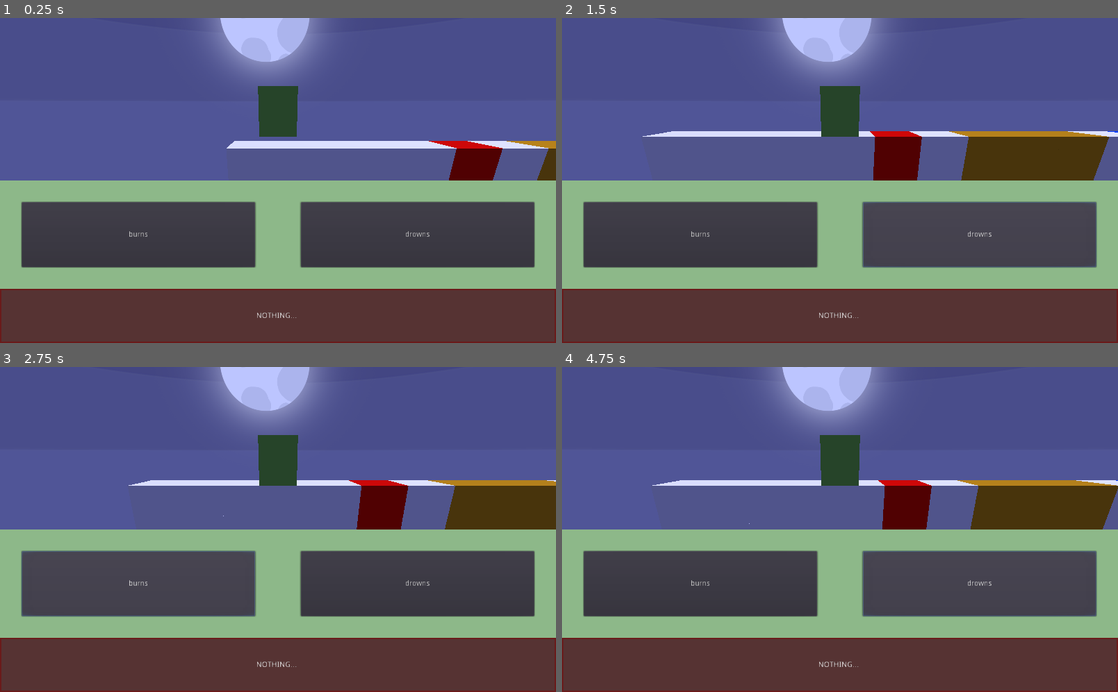
Above: before the commit, frames 1-4 (two rows, left to right).
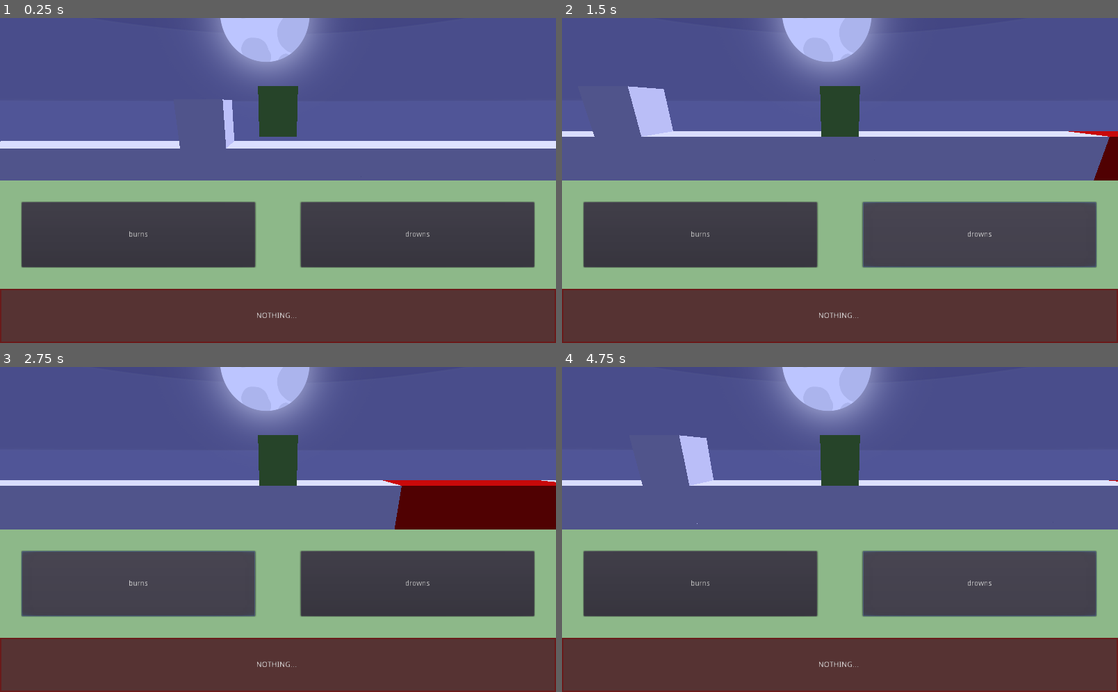
Above: after the commit, the same moments.

Repository: adngdb/ldjam45
Game: Godot game, scene res://Scenes/Main.tscn
The game is run twice, just before and just after one commit, with the same random seed, the same clock (stepped at 60 frames per second) and the same inputs.
Inputs:
- Up to frame 1 (0.25 s): no input
- Up to frame 2 (1.5 s): click "burns" at 0.5 s; click "drowns" at 1.25 s
- Up to frame 3 (2.75 s): click "burns" at 2 s
- Up to frame 4 (4.75 s): click "drowns" at 2.75 s; click "burns" at 3.5 s; click "drowns" at 4.25 s

The runs differ from the first frame. In frame 1, 2.3% of the frame differs, in the area x 0-100%, y 25-50%; in frame 2, 6.4%, in the area x 0-100%, y 20-50%; in frame 3, 5.6%; in frame 4, 5.9%.

Commit message:
Add and use a slightly harder level.

Diff:
--- /dev/null
+++ b/Levels/LevelHard.tscn
@@ -0,0 +1,359 @@
+[gd_scene load_steps=5 format=2]
+
+[ext_resource path="res://Scenes/Fire.tscn" type="PackedScene" id=1]
+[ext_resource path="res://Scenes/Water.tscn" type="PackedScene" id=2]
+
+[sub_resource type="BoxShape" id=1]
+
+[sub_resource type="CubeMesh" id=2]
+
+[node name="LevelHard" type="Spatial"]
+
+[node name="GroundTile" type="StaticBody" parent="."]
+editor/display_folded = true
+
+[node name="CollisionShape" type="CollisionShape" parent="GroundTile"]
+shape = SubResource( 1 )
+
+[node name="MeshInstance" type="MeshInstance" parent="GroundTile"]
+mesh = SubResource( 2 )
+material/0 = null
+
+[node name="GroundTile11" type="StaticBody" parent="."]
+editor/display_folded = true
+transform = Transform( 1, 0, 0, 0, 1, 0, 0, 0, 1, -2, 0, 0 )
+
+[node name="CollisionShape" type="CollisionShape" parent="GroundTile11"]
+shape = SubResource( 1 )
+
+[node name="MeshInstance" type="MeshInstance" parent="GroundTile11"]
+mesh = SubResource( 2 )
+material/0 = null
+
+[node name="GroundTile17" type="StaticBody" parent="."]
+editor/display_folded = true
+transform = Transform( 1, 0, 0, 0, 1, 0, 0, 0, 1, -2, 2, 0 )
+
+[node name="CollisionShape" type="CollisionShape" parent="GroundTile17"]
+shape = SubResource( 1 )
+
+[node name="MeshInstance" type="MeshInstance" parent="GroundTile17"]
+mesh = SubResource( 2 )
+material/0 = null
+
+[node name="GroundTile12" type="StaticBody" parent="."]
+editor/display_folded = true
+transform = Transform( 1, 0, 0, 0, 1, 0, 0, 0, 1, -4, 0, 0 )
+
+[node name="CollisionShape" type="CollisionShape" parent="GroundTile12"]
+shape = SubResource( 1 )
+
+[node name="MeshInstance" type="MeshInstance" parent="GroundTile12"]
+mesh = SubResource( 2 )
+material/0 = null
+
+[node name="GroundTile13" type="StaticBody" parent="."]
+editor/display_folded = true
+transform = Transform( 1, 0, 0, 0, 1, 0, 0, 0, 1, -6, 0, 0 )
+
+[node name="CollisionShape" type="CollisionShape" parent="GroundTile13"]
+shape = SubResource( 1 )
+
+[node name="MeshInstance" type="MeshInstance" parent="GroundTile13"]
+mesh = SubResource( 2 )
+material/0 = null
+
+[node name="GroundTile14" type="StaticBody" parent="."]
+editor/display_folded = true
+transform = Transform( 1, 0, 0, 0, 1, 0, 0, 0, 1, -8, 0, 0 )
+
+[node name="CollisionShape" type="CollisionShape" parent="GroundTile14"]
+shape = SubResource( 1 )
+
+[node name="MeshInstance" type="MeshInstance" parent="GroundTile14"]
+mesh = SubResource( 2 )
+material/0 = null
+
+[node name="GroundTile15" type="StaticBody" parent="."]
+editor/display_folded = true
+transform = Transform( 1, 0, 0, 0, 1, 0, 0, 0, 1, -10, 0, 0 )
+
+[node name="CollisionShape" type="CollisionShape" parent="GroundTile15"]
+shape = SubResource( 1 )
+
+[node name="MeshInstance" type="MeshInstance" parent="GroundTile15"]
+mesh = SubResource( 2 )
+material/0 = null
+
+[node name="GroundTile16" type="StaticBody" parent="."]
+editor/display_folded = true
+transform = Transform( 1, 0, 0, 0, 1, 0, 0, 0, 1, -12, 0, 0 )
+
+[node name="CollisionShape" type="CollisionShape" parent="GroundTile16"]
+shape = SubResource( 1 )
+
+[node name="MeshInstance" type="MeshInstance" parent="GroundTile16"]
+mesh = SubResource( 2 )
+material/0 = null
+
+[node name="GroundTile2" type="StaticBody" parent="."]
+editor/display_folded = true
+transform = Transform( 1, 0, 0, 0, 1, 0, 0, 0, 1, 2, 0, 0 )
+
+[node name="CollisionShape" type="CollisionShape" parent="GroundTile2"]
+shape = SubResource( 1 )
+
+[node name="MeshInstance" type="MeshInstance" parent="GroundTile2"]
+mesh = SubResource( 2 )
+material/0 = null
+
+[node name="GroundTile3" type="StaticBody" parent="."]
+editor/display_folded = true
+transform = Transform( 1, 0, 0, 0, 1, 0, 0, 0, 1, 4, 0, 0 )
+
+[node name="CollisionShape" type="CollisionShape" parent="GroundTile3"]
+shape = SubResource( 1 )
+
+[node name="MeshInstance" type="MeshInstance" parent="GroundTile3"]
+mesh = SubResource( 2 )
+material/0 = null
+
+[node name="GroundTile4" type="StaticBody" parent="."]
+editor/display_folded = true
+transform = Transform( 1, 0, 0, 0, 1, 0, 0, 0, 1, 6, 0, 0 )
+
+[node name="CollisionShape" type="CollisionShape" parent="GroundTile4"]
+shape = SubResource( 1 )
+
+[node name="MeshInstance" type="MeshInstance" parent="GroundTile4"]
+mesh = SubResource( 2 )
+material/0 = null
+
+[node name="GroundTile5" type="StaticBody" parent="."]
+editor/display_folded = true
+transform = Transform( 1, 0, 0, 0, 1, 0, 0, 0, 1, 8, 0, 0 )
+
+[node name="CollisionShape" type="CollisionShape" parent="GroundTile5"]
+shape = SubResource( 1 )
+
+[node name="MeshInstance" type="MeshInstance" parent="GroundTile5"]
+mesh = SubResource( 2 )
+material/0 = null
+
+[node name="GroundTile6" type="StaticBody" parent="."]
+editor/display_folded = true
+transform = Transform( 1, 0, 0, 0, 1, 0, 0, 0, 1, 10, 0, 0 )
+
+[node name="CollisionShape" type="CollisionShape" parent="GroundTile6"]
+shape = SubResource( 1 )
+
+[node name="MeshInstance" type="MeshInstance" parent="GroundTile6"]
+mesh = SubResource( 2 )
+material/0 = null
+
+[node name="GroundTile7" type="StaticBody" parent="."]
+editor/display_folded = true
+transform = Transform( 1, 0, 0, 0, 1, 0, 0, 0, 1, 12, 0, 0 )
+
+[node name="CollisionShape" type="CollisionShape" parent="GroundTile7"]
+shape = SubResource( 1 )
+
+[node name="MeshInstance" type="MeshInstance" parent="GroundTile7"]
+mesh = SubResource( 2 )
+material/0 = null
+
+[node name="GroundTile8" type="StaticBody" parent="."]
+editor/display_folded = true
+transform = Transform( 1, 0, 0, 0, 1, 0, 0, 0, 1, 14, 0, 0 )
+
+[node name="CollisionShape" type="CollisionShape" parent="GroundTile8"]
+shape = SubResource( 1 )
+
+[node name="MeshInstance" type="MeshInstance" parent="GroundTile8"]
+mesh = SubResource( 2 )
+material/0 = null
+
+[node name="GroundTile9" type="StaticBody" parent="."]
+editor/display_folded = true
+transform = Transform( 1, 0, 0, 0, 1, 0, 0, 0, 1, 16, 0, 0 )
+
+[node name="CollisionShape" type="CollisionShape" parent="GroundTile9"]
+shape = SubResource( 1 )
+
+[node name="MeshInstance" type="MeshInstance" parent="GroundTile9"]
+mesh = SubResource( 2 )
+material/0 = null
+
+[node name="GroundTile10" type="StaticBody" parent="."]
+editor/display_folded = true
+transform = Transform( 1, 0, 0, 0, 1, 0, 0, 0, 1, 18, 0, 0 )
+
+[node name="CollisionShape" type="CollisionShape" parent="GroundTile10"]
+shape = SubResource( 1 )
+
+[node name="MeshInstance" type="MeshInstance" parent="GroundTile10"]
+mesh = SubResource( 2 )
+material/0 = null
+
+[node name="GroundTile18" type="StaticBody" parent="."]
+editor/display_folded = true
+transform = Transform( 1, 0, 0, 0, 1, 0, 0, 0, 1, 28, 0, 0 )
+
+[node name="CollisionShape" type="CollisionShape" parent="GroundTile18"]
+shape = SubResource( 1 )
+
+[node name="MeshInstance" type="MeshInstance" parent="GroundTile18"]
+mesh = SubResource( 2 )
+material/0 = null
+
+[node name="GroundTile19" type="StaticBody" parent="."]
+editor/display_folded = true
+transform = Transform( 1, 0, 0, 0, 1, 0, 0, 0, 1, 30, 0, 0 )
+
+[node name="CollisionShape" type="CollisionShape" parent="GroundTile19"]
+shape = SubResource( 1 )
+
+[node name="MeshInstance" type="MeshInstance" parent="GroundTile19"]
+mesh = SubResource( 2 )
+material/0 = null
+
+[node name="GroundTile20" type="StaticBody" parent="."]
+editor/display_folded = true
+transform = Transform( 1, 0, 0, 0, 1, 0, 0, 0, 1, 40, 0, 0 )
+
+[node name="CollisionShape" type="CollisionShape" parent="GroundTile20"]
+shape = SubResource( 1 )
+
+[node name="MeshInstance" type="MeshInstance" parent="GroundTile20"]
+mesh = SubResource( 2 )
+material/0 = null
+
+[node name="GroundTile21" type="StaticBody" parent="."]
+editor/display_folded = true
+transform = Transform( 1, 0, 0, 0, 1, 0, 0, 0, 1, 42, 0, 0 )
+
+[node name="CollisionShape" type="CollisionShape" parent="GroundTile21"]
+shape = SubResource( 1 )
+
+[node name="MeshInstance" type="MeshInstance" parent="GroundTile21"]
+mesh = SubResource( 2 )
+material/0 = null
+
+[node name="GroundTile22" type="StaticBody" parent="."]
+editor/display_folded = true
+transform = Transform( 1, 0, 0, 0, 1, 0, 0, 0, 1, 48, 0, 0 )
+
+[node name="CollisionShape" type="CollisionShape" parent="GroundTile22"]
+shape = SubResource( 1 )
+
+[node name="MeshInstance" type="MeshInstance" parent="GroundTile22"]
+mesh = SubResource( 2 )
+material/0 = null
+
+[node name="GroundTile23" type="StaticBody" parent="."]
+editor/display_folded = true
+transform = Transform( 1, 0, 0, 0, 1, 0, 0, 0, 1, 50, 0, 0 )
+
+[node name="CollisionShape" type="CollisionShape" parent="GroundTile23"]
+shape = SubResource( 1 )
+
+[node name="MeshInstance" type="MeshInstance" parent="GroundTile23"]
+mesh = SubResource( 2 )
+material/0 = null
+
+[node name="GroundTile24" type="StaticBody" parent="."]
+editor/display_folded = true
+transform = Transform( 1, 0, 0, 0, 1, 0, 0, 0, 1, 56, 0, 0 )
+
+[node name="CollisionShape" type="CollisionShape" parent="GroundTile24"]
+shape = SubResource( 1 )
+
+[node name="MeshInstance" type="MeshInstance" parent="GroundTile24"]
+mesh = SubResource( 2 )
+material/0 = null
+
+[node name="GroundTile25" type="StaticBody" parent="."]
+editor/display_folded = true
+transform = Transform( 1, 0, 0, 0, 1, 0, 0, 0, 1, 60, 0, 0 )
+
+[node name="CollisionShape" type="CollisionShape" parent="GroundTile25"]
+shape = SubResource( 1 )
+
+[node name="MeshInstance" type="MeshInstance" parent="GroundTile25"]
+mesh = SubResource( 2 )
+material/0 = null
+
+[node name="GroundTile26" type="StaticBody" parent="."]
+editor/display_folded = true
+transform = Transform( 1, 0, 0, 0, 1, 0, 0, 0, 1, 64, 0, 0 )
+
+[node name="CollisionShape" type="CollisionShape" parent="GroundTile26"]
+shape = SubResource( 1 )
+
+[node name="MeshInstance" type="MeshInstance" parent="GroundTile26"]
+mesh = SubResource( 2 )
+material/0 = null
+
+[node name="GroundTile27" type="StaticBody" parent="."]
+editor/display_folded = true
+transform = Transform( 1, 0, 0, 0, 1, 0, 0, 0, 1, 66, 0, 0 )
+
+[node name="CollisionShape" type="CollisionShape" parent="GroundTile27"]
+shape = SubResource( 1 )
+
+[node name="MeshInstance" type="MeshInstance" parent="GroundTile27"]
+mesh = SubResource( 2 )
+material/0 = null
+
+[node name="GroundTile28" type="StaticBody" parent="."]
+editor/display_folded = true
+transform = Transform( 1, 0, 0, 0, 1, 0, 0, 0, 1, 68, 0, 0 )
+
+[node name="CollisionShape" type="CollisionShape" parent="GroundTile28"]
+shape = SubResource( 1 )
+
+[node name="MeshInstance" type="MeshInstance" parent="GroundTile28"]
+mesh = SubResource( 2 )
+material/0 = null
+
+[node name="Fire" parent="." instance=ExtResource( 1 )]
+transform = Transform( 1, 0, 0, 0, 1, 0, 0, 0, 1, 20, 0, 0 )
+
+[node name="Fire2" parent="." instance=ExtResource( 1 )]
+transform = Transform( 1, 0, 0, 0, 1, 0, 0, 0, 1, 22, 0, 0 )
+
+[node name="Fire3" parent="." instance=ExtResource( 1 )]
+transform = Transform( 1, 0, 0, 0, 1, 0, 0, 0, 1, 24, 0, 0 )
+
+[node name="Fire4" parent="." instance=ExtResource( 1 )]
+transform = Transform( 1, 0, 0, 0, 1, 0, 0, 0, 1, 26, 0, 0 )
+
+[node name="Fire5" parent="." instance=ExtResource( 1 )]
+transform = Transform( 1, 0, 0, 0, 1, 0, 0, 0, 1, 44, 0, 0 )
+
+[node name="Fire6" parent="." instance=ExtResource( 1 )]
+transform = Transform( 1, 0, 0, 0, 1, 0, 0, 0, 1, 46, 0, 0 )
+
+[node name="Fire7" parent="." instance=ExtResource( 1 )]
+transform = Transform( 1, 0, 0, 0, 1, 0, 0, 0, 1, 58, 0, 0 )
+
+[node name="Water" parent="." instance=ExtResource( 2 )]
+transform = Transform( 1, 0, 0, 0, 1, 0, 0, 0, 1, 32, 0, 0 )
+
+[node name="Water2" parent="." instance=ExtResource( 2 )]
+transform = Transform( 1, 0, 0, 0, 1, 0, 0, 0, 1, 34, 0, 0 )
+
+[node name="Water3" parent="." instance=ExtResource( 2 )]
+transform = Transform( 1, 0, 0, 0, 1, 0, 0, 0, 1, 36, 0, 0 )
+
+[node name="Water4" parent="." instance=ExtResource( 2 )]
+transform = Transform( 1, 0, 0, 0, 1, 0, 0, 0, 1, 38, 0, 0 )
+
+[node name="Water5" parent="." instance=ExtResource( 2 )]
+transform = Transform( 1, 0, 0, 0, 1, 0, 0, 0, 1, 52, 0, 0 )
+
+[node name="Water6" parent="." instance=ExtResource( 2 )]
+transform = Transform( 1, 0, 0, 0, 1, 0, 0, 0, 1, 54, 0, 0 )
+
+[node name="Water7" parent="." instance=ExtResource( 2 )]
+transform = Transform( 1, 0, 0, 0, 1, 0, 0, 0, 1, 62, 0, 0 )
--- a/Scenes/Main.tscn
+++ b/Scenes/Main.tscn
@@ -1,7 +1,7 @@
 [gd_scene load_steps=5 format=2]
 
 [ext_resource path="res://Scenes/Player.tscn" type="PackedScene" id=1]
-[ext_resource path="res://Scenes/Level00.tscn" type="PackedScene" id=2]
+[ext_resource path="res://Levels/LevelHard.tscn" type="PackedScene" id=2]
 [ext_resource path="res://Scenes/ControlDragDropHorizontal.tscn" type="PackedScene" id=3]
 [ext_resource path="res://Scenes/Skybox.tscn" type="PackedScene" id=4]
 
@@ -16,7 +16,7 @@
 [node name="Camera" type="Camera" parent="Player"]
 transform = Transform( 1, 0, 0, 0, 0.948341, 0.317254, 0, -0.317254, 0.948341, 0, 0.37084, 11 )
 
-[node name="Level00" parent="." instance=ExtResource( 2 )]
+[node name="LevelHard" parent="." instance=ExtResource( 2 )]
 
 [node name="ControlDragDropHorizontal" parent="." instance=ExtResource( 3 )]
 
